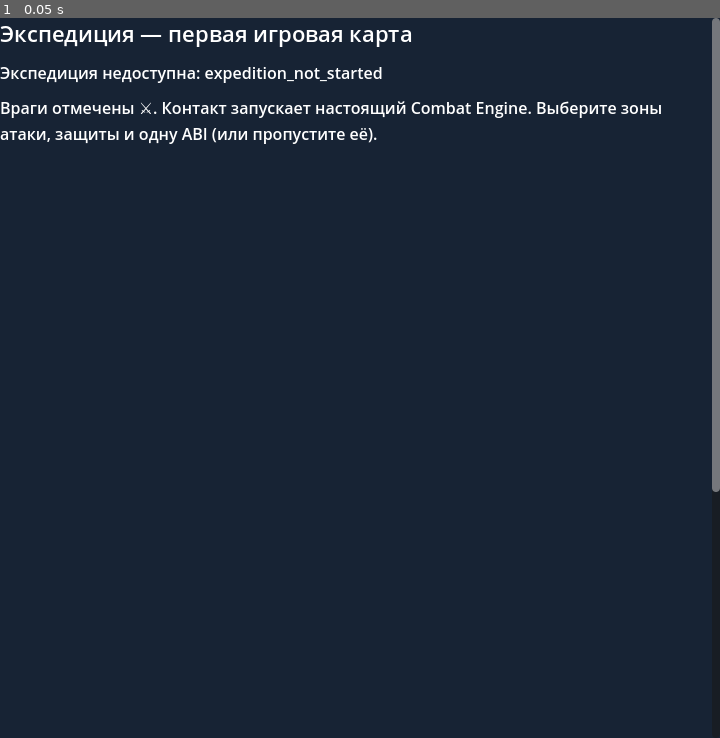
Above: before the commit, frame 1.
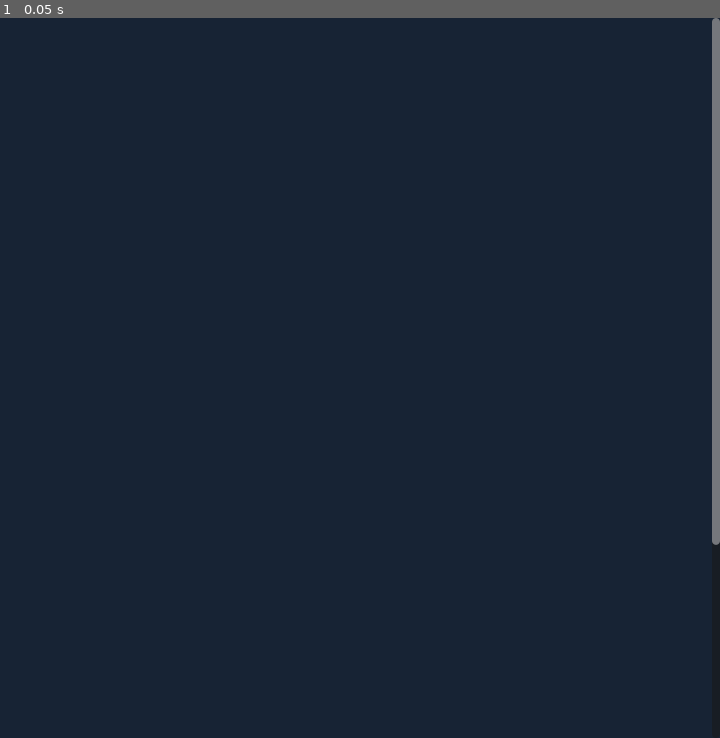
Above: after the commit, the same moment.

Repository: Archoniou1987/Battle-of-Artheon
Game: Godot game, scene res://scenes/main/solo_live_map.tscn
Same seed, same stepped clock (60 frames per second), same inputs: the game is played once before the commit and once after it. This scene is started directly instead of the project's main scene.
Inputs:
- Up to frame 1 (0.05 s): no input

The runs differ from the first frame. In frame 1, 2.1% of the frame differs, in the area x 0-100%, y 1-74%.

Commit message:
ui(map): restore approved square-first layout and center camera on current character hex

Diff:
--- a/scenes/main/solo_live_map.gd
+++ b/scenes/main/solo_live_map.gd
@@ -90,6 +90,7 @@
 	scroll.add_child(root)
 	var header := Label.new()
 	header.text = "Экспедиция — первая игровая карта"
+	header.visible = false
 	header.add_theme_font_size_override("font_size",22)
 	root.add_child(header)
 	status_label = Label.new()
@@ -97,6 +98,7 @@
 	var explanation := Label.new()
 	explanation.text = "Враги отмечены ⚔. Контакт запускает настоящий Combat Engine. Выберите зоны атаки, защиты и одну ABI (или пропустите её)."
 	explanation.autowrap_mode = TextServer.AUTOWRAP_WORD_SMART
+	explanation.visible = false
 	root.add_child(explanation)
 	combat_panel = VBoxContainer.new()
 	combat_panel.visible = false
@@ -168,6 +170,9 @@
 	map_panel.custom_minimum_size.y = 430.0
 	map_panel.clip_contents = true
 	root.add_child(map_panel)
+	# Match approved debug viewer: square playable map FIRST, actions below.
+	root.move_child(map_panel,0)
+	map_panel.resized.connect(_size_hex_map_viewport)
 	map_scroller = ScrollContainer.new()
 	map_scroller.name = "LiveMapScroll"
 	map_scroller.set_anchors_and_offsets_preset(Control.PRESET_FULL_RECT)
@@ -207,6 +212,8 @@
 	route_label = Label.new()
 	route_label.autowrap_mode = TextServer.AUTOWRAP_WORD_SMART
 	root.add_child(route_label)
+	# Position/status live directly below square map, before action buttons.
+	root.move_child(status_label,1)
 	route_stop_button = Button.new()
 	route_stop_button.text = "Остановить движение"
 	route_stop_button.custom_minimum_size.y = 44
@@ -267,6 +274,17 @@
 
 ## The approved viewer uses a square map viewport, not an expanding
 ## document-height map or a full-width mini-map.
+## Camera is cosmetic: visibility always follows the player's hex, not
+## the number of hexes rendered on a large screen.
+func _center_hex_camera() -> void:
+	if session == null or hex_canvas == null or map_scroller == null or not is_inside_tree():
+		return
+	if hex_canvas.generated.is_empty():
+		return
+	var center: Vector2 = hex_canvas._hex_center(session.expedition.player_position)
+	map_scroller.scroll_horizontal = maxi(0,int(center.x-map_scroller.size.x*0.5))
+	map_scroller.scroll_vertical = maxi(0,int(center.y-map_scroller.size.y*0.5))
+
 func _size_hex_map_viewport() -> void:
 	if map_panel == null:
 		return
